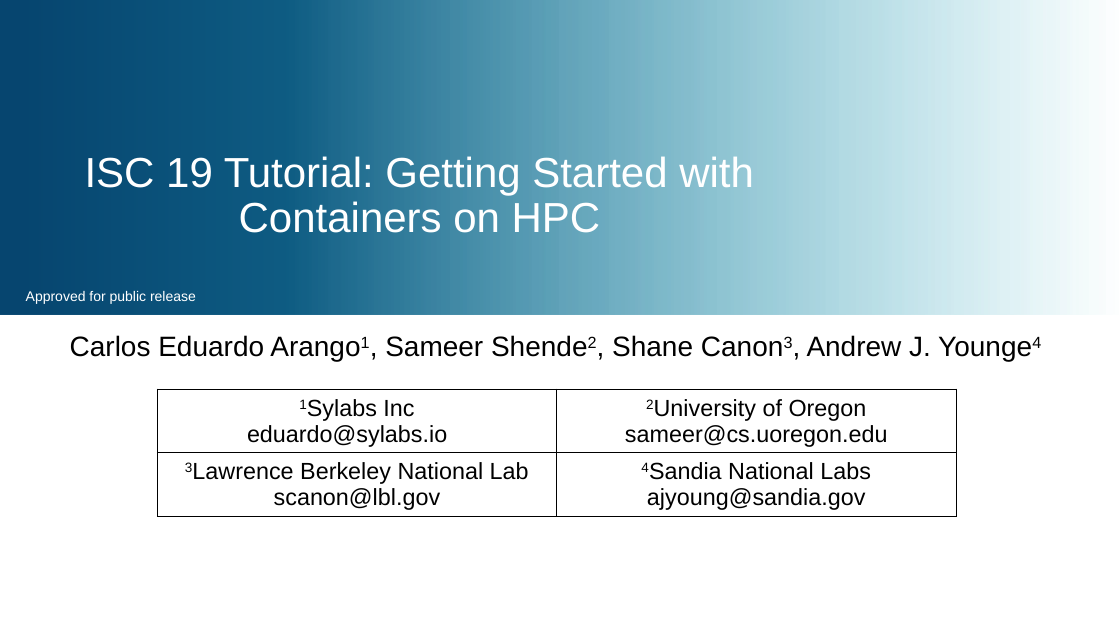
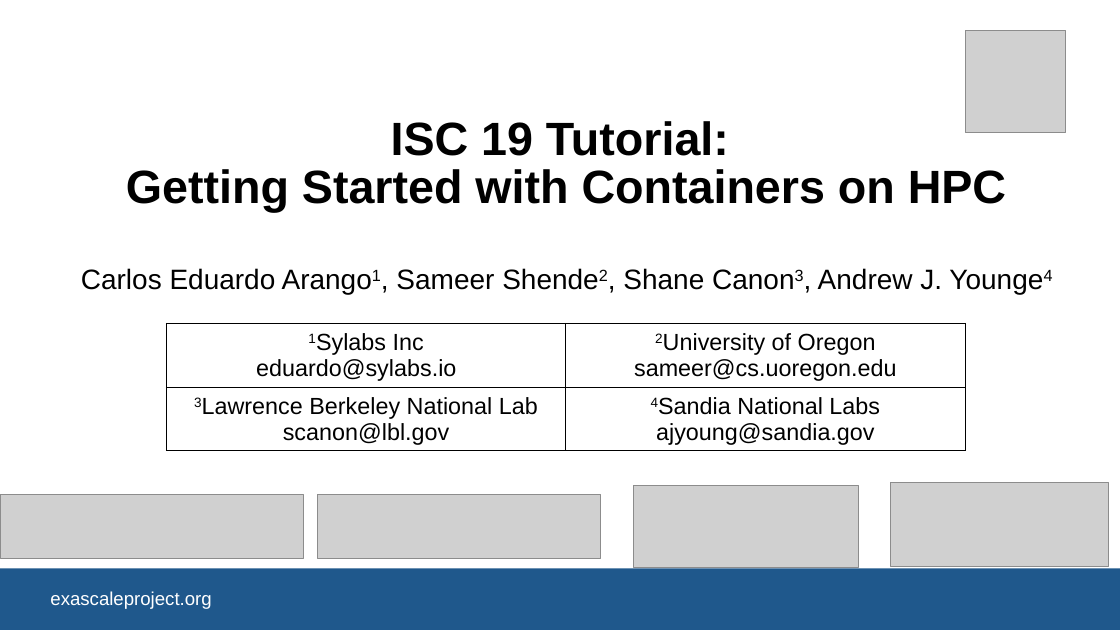
Before and after one commit to supercontainers/isc-tutorial, a slide deck: slide 1 of slides/isc19_intro_to_containers_ajy.pptx. Drawn at 1120x630 pixels with LibreOffice and Linux fonts; fonts in the diff are those of the drawing; grey boxes stand for pictures; background and template pictures are left out. Boxes give left, top, right and bottom in pixels: in the first picture for what was removed or moved away, otherwise in the second. Text is boxed around its words. In the diff, an @@ line names an element or a change of style, - is before the commit and + after.

```diff
--- a/slides/isc19_intro_to_containers_ajy.pptx
+++ b/slides/isc19_intro_to_containers_ajy.pptx
@@ rectangle removed at bbox=[0, 0, 1120, 315] @@
@@ picture added at bbox=[965, 30, 1066, 133] @@
@@ title "ISC 19 Tutorial: Getting Started ...": place and size @@
-title "ISC 19 Tutorial: Getting Started ..." at bbox=[85, 156, 754, 233]
+title "ISC 19 Tutorial: Getting Started ..." at bbox=[126, 121, 1006, 212]
@@ title "ISC 19 Tutorial: Getting Started ..." at bbox=[126, 121, 1006, 212]: size 36 to 40 pt, text colour #FFFFFF to #000000, bold on; line spacing 0.9 to 0.85 @@
@@ subtitle "Carlos Eduardo Arango1, Sameer Shende2, ...": place and size @@
-subtitle "Carlos Eduardo Arango1, Sameer Shende2, ..." at bbox=[70, 335, 931, 357]
+subtitle "Carlos Eduardo Arango1, Sameer Shende2, ..." at bbox=[81, 268, 942, 290]
@@ text removed at bbox=[26, 291, 196, 304] @@
-Approved for public release
@@ table: place and size @@
-table at bbox=[157, 389, 955, 524]
+table at bbox=[166, 323, 965, 459]
@@ picture added at bbox=[0, 495, 303, 559] @@
@@ picture added at bbox=[318, 495, 601, 559] @@
@@ picture added at bbox=[634, 486, 858, 567] @@
@@ picture added at bbox=[891, 482, 1109, 566] @@
@@ rectangle added at bbox=[0, 569, 1120, 630], fill #20588C, 16 pt, text #FFFFFF @@
+exascaleproject.org
```
Also in this commit, not shown: 13 other slides changed, 1 slide added, 1 slide removed, 1 other file.
